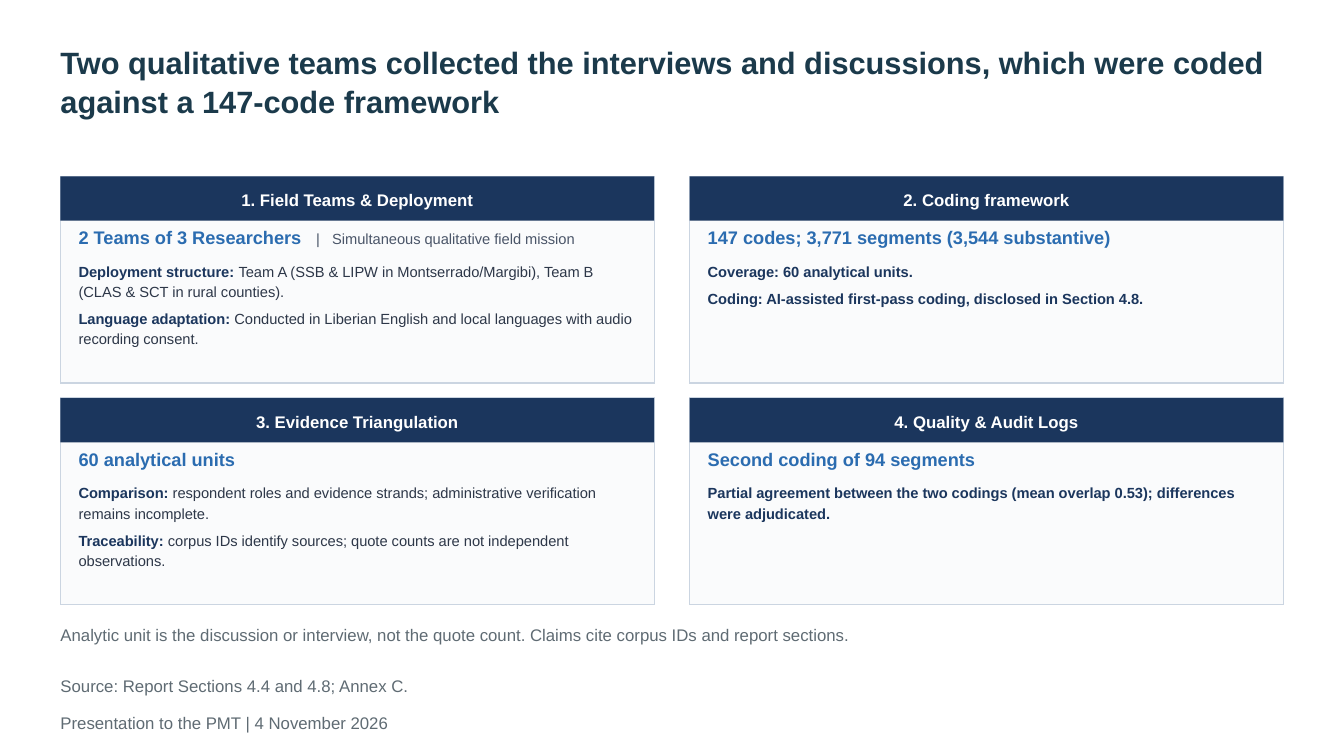
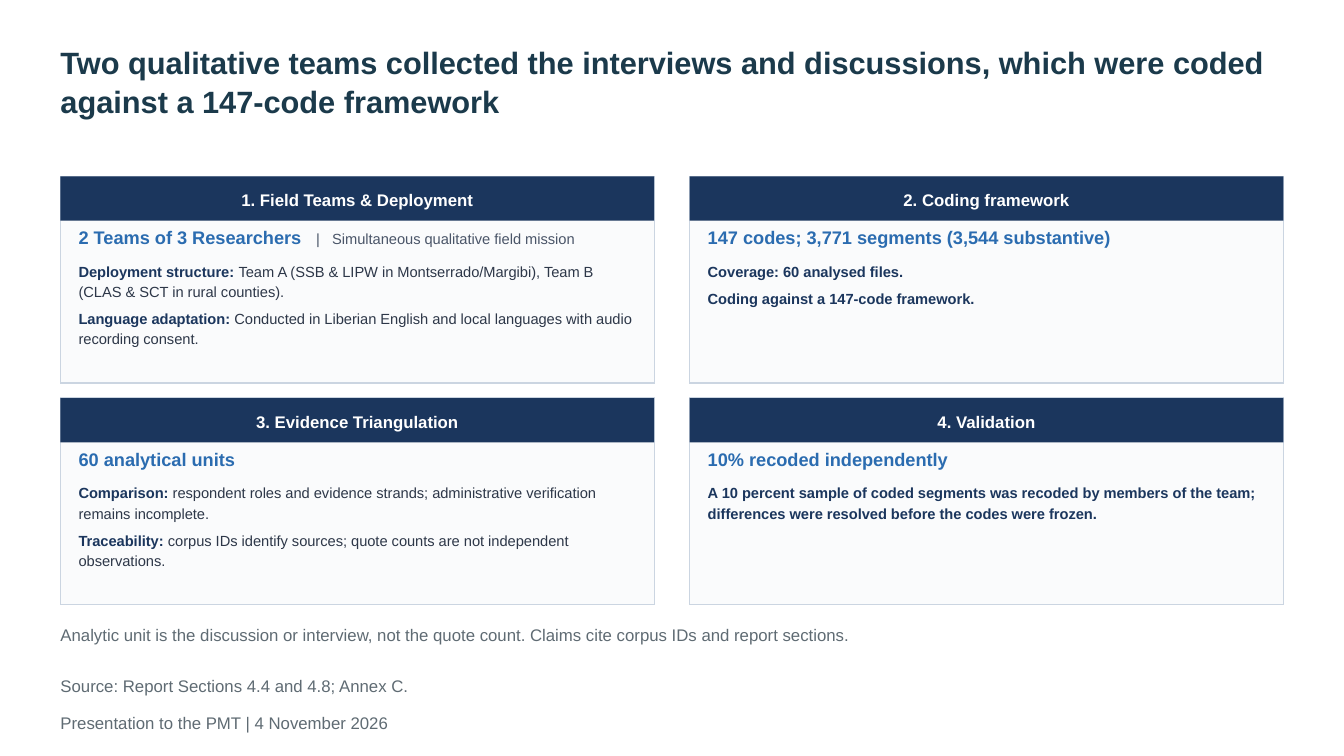
Before and after one commit to kokouekpinda/kokouekpinda, a slide deck: slide 21 of deliverables/REALISE_PMT_Presentation_v5.pptx (slide 20 before the commit). Drawn at 1344x756 pixels with LibreOffice and Linux fonts; fonts in the diff are those of the drawing. Boxes give left, top, right and bottom in pixels: in the first picture for what was removed or moved away, otherwise in the second. Text is boxed around its words. In the diff, an @@ line names an element or a change of style, - is before the commit and + after.

```diff
--- a/deliverables/REALISE_PMT_Presentation_v5.pptx
+++ b/deliverables/REALISE_PMT_Presentation_v5.pptx
@@ text at (708, 266, 975, 307): text changed @@
-Coverage: 60 analytical units.
-Coding: AI-assisted first-pass coding, disclosed in Section 4.8.
+Coverage: 60 analysed files.
+Coding against a 147-code framework.
@@ text in rectangle at (937, 416, 1035, 428): text changed @@
-4. Quality & Audit Logs
+4. Validation
@@ text at (708, 452, 1255, 519): text changed @@
-Second coding of 94 segments
-Partial agreement between the two codings (mean overlap 0.53); differences were adjudicated.
+10% recoded independently
+A 10 percent sample of coded segments was recoded by members of the team; differences were resolved before the codes were frozen.
```
Also in this commit, not shown: 7 other slides changed, 11 slides added, 3 slides removed, 7 other files.
